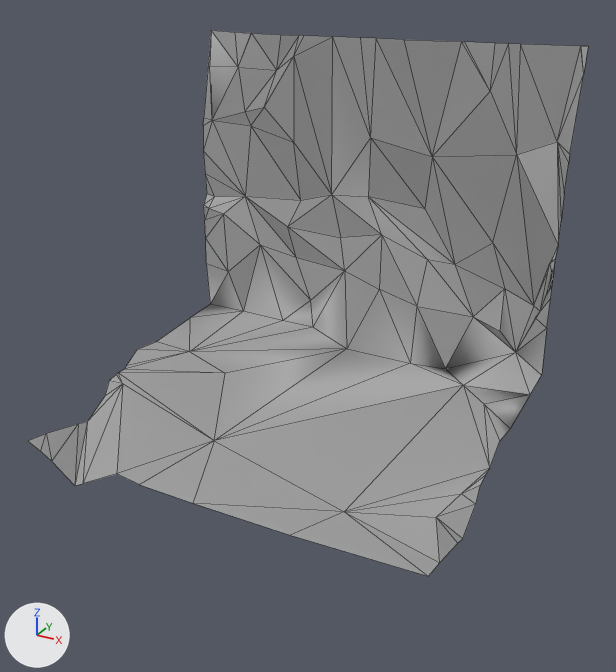
Renders of the glTF model Rogue-Robots/Assets/Models/ModularBlocks/WallFloor1.gltf from each side of a commit.
Camera for both pictures: a 50 mm lens placed at (4.56, -8.52, 5.85), pointed at (0.13, -0.48, 1.83). The axes (+X, +Y, +Z) are drawn at lower left. The lights are the same throughout. Mesh edges are drawn as thin lines. Vertices at the same position are counted once.

Names of what the first picture shows: 'WallFloor1'.
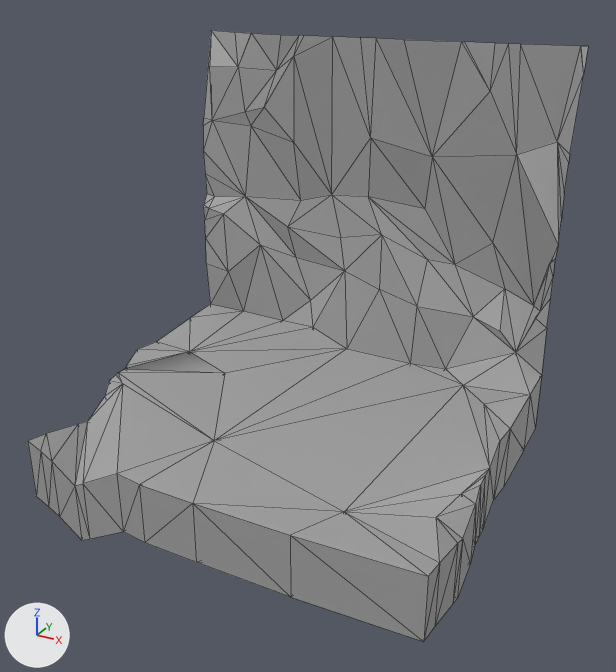
What the commit changed:
me_scene_066 is used by ob_wallfloor1; location (0.0, 0.0, 0.0).
me_scene_066 had 132 vertices, 188 faces and spanned x -2.5..2.5, y -2.5..1.84, z 0.31..5.0.
me_scene_066 now has 182 vertices, 405 faces and spans x -2.5..2.5, y -2.5..1.84, z -0.47..5.0.
Part 1, on me_scene_066:
40 new vertices lie (0.0, 0.0, -0.77) away from vertices in x -2.5..2.5, y -2.5..1.5, z 0.48..1.25.
10 new vertices lie (0.0, 0.0, -0.78) away from vertices in x -2.5..2.5, y -2.5..1.48, z 0.31..1.03.
10 new faces join them, mat_pp_standard_material_042 (picture img_pp_color_palette).
207 new faces join them, mat_pp_standard_material_043 (picture img_pp_color_palette).

Changed parts and their boxes (x1, y1, x2, y2) in the pictures (616 x 672 px):
'WallFloor1', reshaped (12% taller)
    before: (28, 30, 588, 576)
    after: (28, 30, 588, 642)
part 1 of me_scene_066, added
    after: (28, 375, 542, 642)
